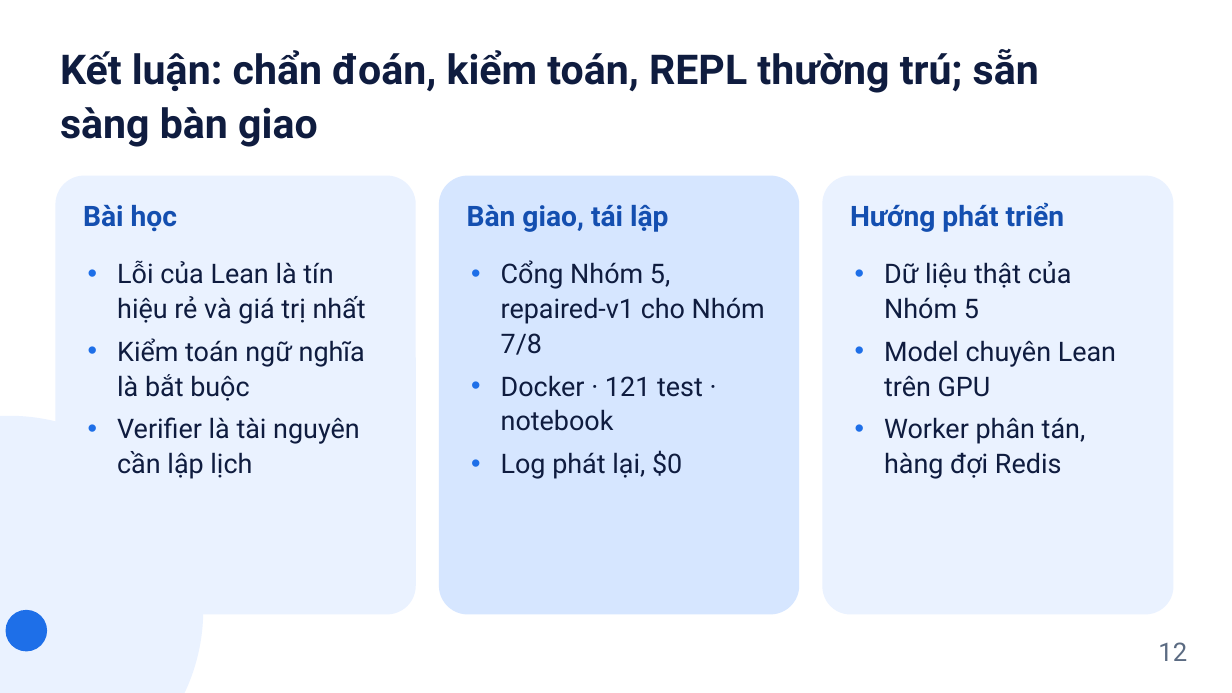
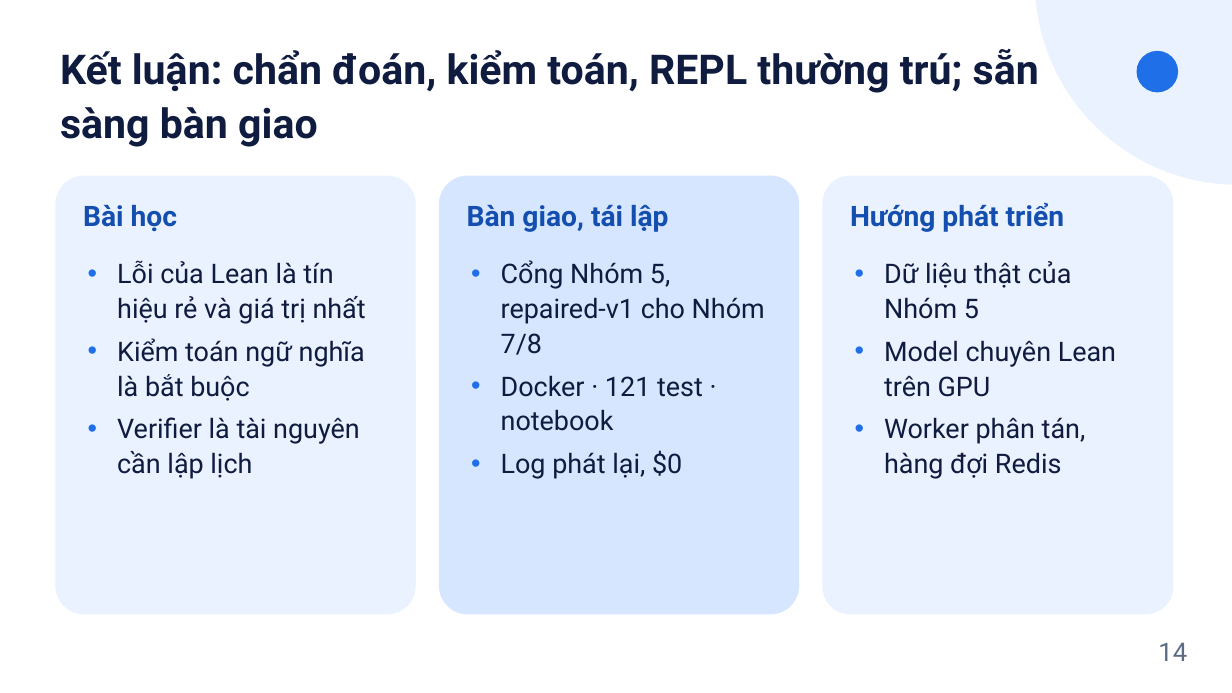
Before and after one commit to tamdv/ai4math-verifier-guided-repair, a slide deck: slide 14 of slides/Slides_Nhom6_VerifierRepair.pptx (slide 12 before the commit). Drawn at 1232x693 pixels with LibreOffice and Linux fonts; fonts in the diff are those of the drawing. Boxes give left, top, right and bottom in pixels: in the first picture for what was removed or moved away, otherwise in the second. Text is boxed around its words. In the diff, an @@ line names an element or a change of style, - is before the commit and + after.

```diff
--- a/slides/Slides_Nhom6_VerifierRepair.pptx
+++ b/slides/Slides_Nhom6_VerifierRepair.pptx
@@ ellipse resized from (x1=0, y1=416, x2=203, y2=693) to (x1=1035, y1=0, x2=1232, y2=185) @@
@@ ellipse moved from (x1=6, y1=610, x2=47, y2=652) to (x1=1137, y1=51, x2=1178, y2=92) @@
@@ text at (x1=1158, y1=642, x2=1187, y2=661): text changed @@
-12
+14
```
Also in this commit, not shown: 4 other slides changed, 4 slides added, 3 slides removed, 11 other files.
